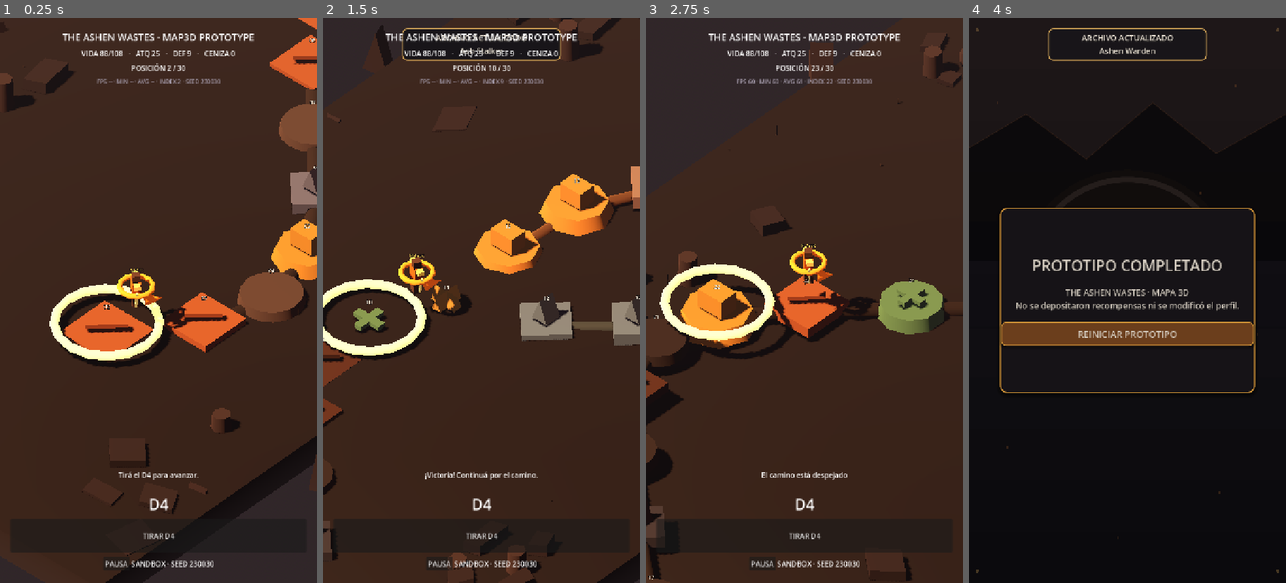
Above: before the commit, frames 1-4 (left to right).
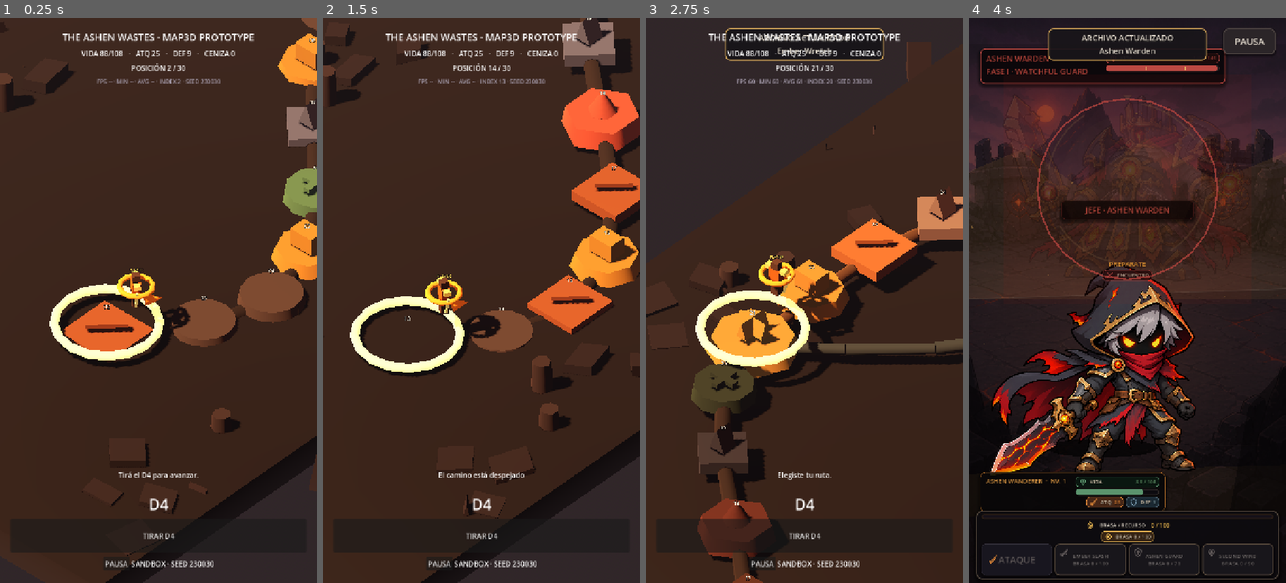
Above: after the commit, the same moments.

Repository: AxelDzumaga/ASHEN-REALM
Game: Godot game, scene res://tools/tests/map3d_boss_result_visibility_test.tscn
Two runs of this game, one before a commit and one after it. Both use one fixed random seed, a clock stepped at 60 frames per second and the inputs below. This scene is started directly instead of the project's main scene.
Inputs (mouse positions are in pixels of both pictures, inside the frame that each line leads up to):
- Up to frame 1 (0.25 s): no input
- Up to frame 2 (1.5 s): tap Enter (ui_accept) at 0.5, 0.77 s; move the mouse to (551, 272) at 0.52 s; hold Right (ui_right) 0.53-1.28 s; tap B at 0.6, 1.35 s; click (551, 272) at 0.67 s; move the mouse to (418, 328) at 1.27 s; hold Left (ui_left) from 1.28 s (still down)
- Up to frame 3 (2.75 s): tap Enter (ui_accept) at 1.52 s; move the mouse to (836, 176) at 2.02 s; release Left (ui_left) at 2.03 s; hold Right (ui_right) from 2.03 s (still down); tap B at 2.1 s
- Up to frame 4 (4 s): move the mouse to (1111, 413) at 2.77 s; tap B at 2.85 s; click (1111, 413) at 2.92 s; tap Enter (ui_accept) at 3.02 s; release Right (ui_right) at 3.5 s; click (1127, 136) at 3.5 s, where only the run before the commit has a clickable "SPOILS OF THE WARDEN +30 de C…"

The runs differ from the first frame. In frame 1, 3.8% of the frame differs, in the area x 51-100%, y 0-60%; in frame 2, 26%; in frame 3, 24%; in frame 4, 50%, in the area x 0-100%, y 1-100%.

Commit message:
feat: deepen true route branches
BRANCH_LENGTH 4 -> 6. With D4 as the movement cap, a 4-tile branch could be
crossed entirely in a single roll (a roll of exactly 4) — true routing was
real but felt instantaneous, matching the human playtest feedback ("la ruta
B es de pocas casillas"). At 6 tiles no single roll can clear a branch
(max roll 4 < 6), so the chosen route now takes at least 2 rolls, typically
2-3, to walk.

De-duplicated BoardGenerator's own copy of BRANCH_LENGTH in favor of the
single definition on RouteBranchData (both already had to stay in sync by
hand).

empty_min lowered by 2 on both biomes to compensate for the larger reserved
fork window — verified by hand that the sum of per-type minimums no longer
exactly exhausts the available spine slots (it did at BRANCH_LENGTH=6
without this change, which would have made generation fall back to the
fixed no-fork board most of the time instead of a rare edge case).

Also adds RouteBranchData.danger_tier()/icon_id(), small archetype-derived
presentation helpers consumed by the route-choice panel in the next commit
— kept on RouteBranchData alongside the existing danger_label()/
focus_label()/display_name() so archetype -> presentation stays one source
of truth.

Co-Authored-By: Claude Sonnet 5 <noreply@anthropic.com>
Claude-Session: https://claude.ai/code/session_017fqJx1Pgvn2dTXbG7EoBzR

Diff:
--- a/data/biomes/ashen_wastes.tres
+++ b/data/biomes/ashen_wastes.tres
@@ -56,7 +56,7 @@
 elite_enemy_pool = Array[ExtResource("8_knight")]([ExtResource("8_knight"), ExtResource("9_brute")])
 boss = ExtResource("10_boss")
 event_pool = Array[ExtResource("11_shrine")]([ExtResource("11_shrine"), ExtResource("12_wanderer"), ExtResource("13_well"), ExtResource("14_altar"), ExtResource("19_wanderer_return")])
-empty_min = 6
+empty_min = 4
 empty_max = 9
 combat_min = 7
 combat_max = 9
--- a/data/biomes/ember_marsh.tres
+++ b/data/biomes/ember_marsh.tres
@@ -56,7 +56,7 @@
 elite_enemy_pool = Array[ExtResource("8_knight")]([ExtResource("8_knight"), ExtResource("9_maw")])
 boss = ExtResource("10_boss")
 event_pool = Array[ExtResource("11_shrine")]([ExtResource("11_shrine"), ExtResource("12_moss"), ExtResource("13_cache"), ExtResource("14_pool")])
-empty_min = 5
+empty_min = 3
 empty_max = 8
 combat_min = 8
 combat_max = 10
--- a/scripts/board/board_generator.gd
+++ b/scripts/board/board_generator.gd
@@ -9,7 +9,9 @@
 
 const MAX_GENERATION_ATTEMPTS := 16
 const NO_SEED := -1
-const BRANCH_LENGTH := 4
+## L0 (2026-09-08): antes este archivo tenía su propia copia de BRANCH_LENGTH
+## (duplicada con RouteBranchData.BRANCH_LENGTH, mismo valor a mano en dos
+## lugares). Referenciar la constante única evita que vuelvan a divergir.
 ## Cantidad de forks por run. INITIAL TUNING — un solo fork por run para el
 ## MVP de MAP3D-HUMAN-004; validar en el próximo Human Playtest antes de
 ## considerar más de uno.
@@ -168,7 +170,7 @@
 ## Rango de índices "consumidos" por un fork: el propio tile FORK más sus
 ## BRANCH_LENGTH casillas de rama reservadas.
 static func _is_reserved(index: int, fork_index: int) -> bool:
-	return fork_index >= 0 and index >= fork_index and index <= fork_index + BRANCH_LENGTH
+	return fork_index >= 0 and index >= fork_index and index <= fork_index + _RouteBranchData.BRANCH_LENGTH
 
 
 ## Elige, de forma determinística, en qué índice del spine va el fork (o -1
@@ -181,7 +183,7 @@
 	if FORK_COUNT <= 0:
 		return -1
 	var lower_bound: int = _elite_start_index(biome.board_length)
-	var upper_bound: int = biome.board_length - 1 - BRANCH_LENGTH - 3
+	var upper_bound: int = biome.board_length - 1 - _RouteBranchData.BRANCH_LENGTH - 3
 	if upper_bound < lower_bound:
 		return -1
 	return rng.randi_range(lower_bound, upper_bound)
@@ -207,7 +209,7 @@
 	var weights: Dictionary = ROUTE_ARCHETYPES.get(archetype, ROUTE_ARCHETYPES[&"balanced"])
 	var tiles: Array[int] = []
 	var danger_streak := 0
-	for _index: int in BRANCH_LENGTH:
+	for _index: int in _RouteBranchData.BRANCH_LENGTH:
 		var candidates: Array[int] = []
 		for type: int in BRANCH_ALLOWED_TYPES:
 			if danger_streak >= 2 and _is_dangerous(type):
@@ -267,7 +269,7 @@
 
 
 static func _choose_counts(biome: BiomeData, rng: RandomNumberGenerator, fork_index: int = -1) -> Dictionary:
-	var reserved: int = BRANCH_LENGTH + 1 if fork_index >= 0 else 0
+	var reserved: int = _RouteBranchData.BRANCH_LENGTH + 1 if fork_index >= 0 else 0
 	for _attempt in MAX_GENERATION_ATTEMPTS:
 		var counts: Dictionary = {
 			BoardTileData.TileType.COMBAT: rng.randi_range(biome.combat_min, biome.combat_max),
--- a/scripts/board/route_branch_data.gd
+++ b/scripts/board/route_branch_data.gd
@@ -10,7 +10,16 @@
 const ROUTE_A := 1
 const ROUTE_B := 2
 
-const BRANCH_LENGTH := 4
+## L0 (2026-09-08): 4 -> 6. Con D4 como techo de movimiento, una rama de 4
+## casillas se podía cruzar entera en un solo roll (4 exacto) - "true routing"
+## era real pero se sentía instantáneo, exactamente el feedback del playtest
+## humano ("la ruta B es de pocas casillas"). Con 6, ningún roll único puede
+## atravesar la rama completa (max roll 4 < 6): el jugador queda dentro de la
+## ruta elegida durante al menos 2 rolls, normalmente ~2-3. Ver BoardGenerator
+## (mismo valor, ahora referenciado desde acá) y biome_min/max de EMPTY en
+## ashen_wastes.tres/ember_marsh.tres, ajustados -2 para no romper la
+## generación (ver comentario en BoardGenerator._choose_counts).
+const BRANCH_LENGTH := 6
 
 var fork_index: int = -1
 var route_a: Array[int] = []
@@ -73,3 +82,28 @@
 		&"recovery": return "RUTA DE RECUPERACIÓN"
 		&"treasure": return "RUTA DEL TESORO"
 		_: return "RUTA EQUILIBRADA"
+
+
+## L0 (2026-09-08): tier 0/1/2 = EASY/MEDIUM/HARD, mismo mapeo que danger_label()
+## pero como índice para VisualTheme.difficulty_color() — antes el panel de
+## elección A/B sólo mostraba texto plano, sin ninguna distinción visual entre
+## rutas más allá de la letra (feedback humano: "cada cosa debería tener su
+## color, su distinción").
+static func danger_tier(archetype: StringName) -> int:
+	match archetype:
+		&"combat": return 2
+		&"treasure": return 1
+		&"recovery": return 0
+		_: return 1
+
+
+## Ícono ya existente en AshenIcon (ver ashen_icon.gd) por arquetipo — ninguno
+## nuevo: reusa los mismos ids que ya se usan para combate/curación/tesoro en
+## el resto de la UI. "balanced" no tiene un foco dominante, así que usa el
+## ícono neutro de ruta (mismo id que el botón de "Comenzar" del menú principal).
+static func icon_id(archetype: StringName) -> StringName:
+	match archetype:
+		&"combat": return &"combat"
+		&"recovery": return &"heal"
+		&"treasure": return &"treasure"
+		_: return &"route"
